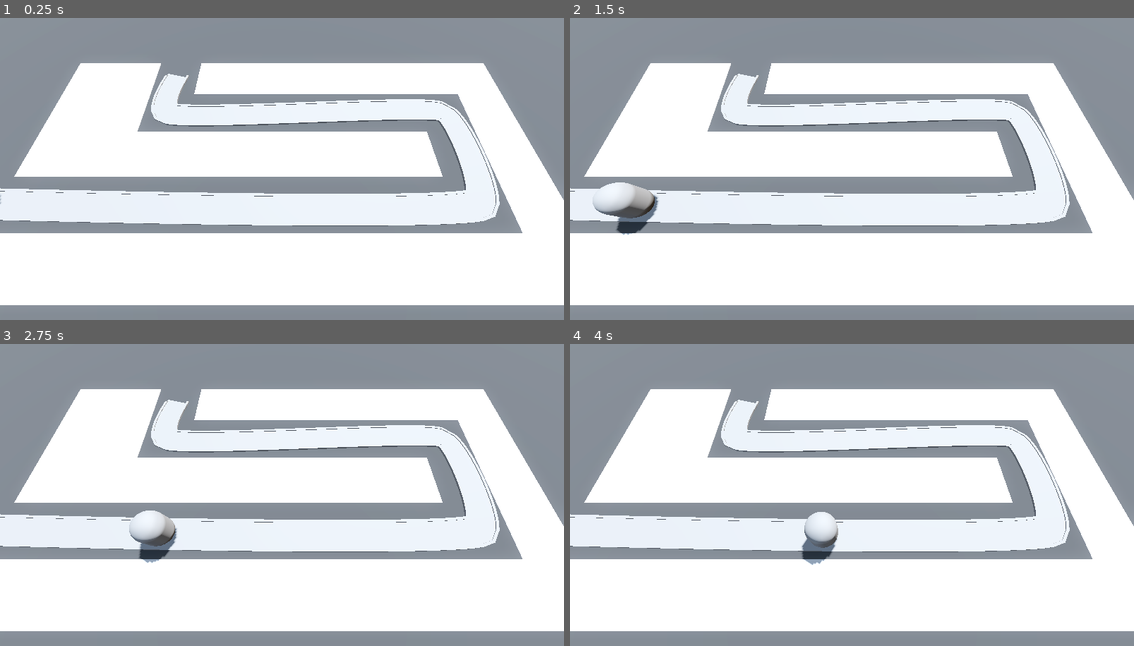
Above: before the commit, frames 1-4 (two rows, left to right).
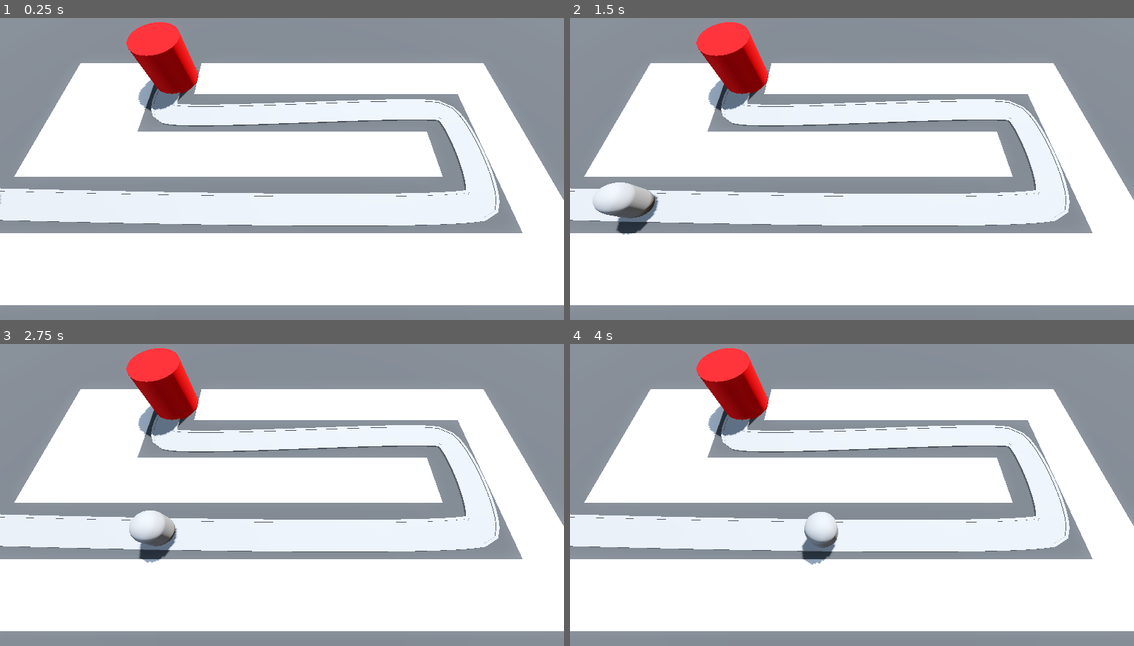
Above: after the commit, the same moments.

Repository: yubinex/barbarian-blaster
Game: Godot game, scene res://base_level.tscn
Same seed, same stepped clock (60 frames per second), same inputs: the game is played once before the commit and once after it.
Inputs:
- Up to frame 1 (0.25 s): no input
- Up to frame 2 (1.5 s): no input
- Up to frame 3 (2.75 s): no input
- Up to frame 4 (4 s): no input

The runs differ from the first frame. In frame 1, 2.5% of the frame differs, in the area x 5-89%, y 1-69%; in frame 2, 2.5%; in frame 3, 2.5%; in frame 4, 2.5%.

Commit message:
feat: Add base and enemy interaction
- Creates a new base scene and adds it to the main level.
- Enemies now move along their path and trigger a take_damage function on the base upon reaching the end.
- The take_damage function currently prints a confirmation message to the console, serving as a placeholder for future health/damage logic.
- Establishes the initial gameplay loop of enemies attacking the base.
- Adds GEMINI.md for git flow instructions.

Diff:
--- /dev/null
+++ b/base/base.gd
@@ -0,0 +1,5 @@
+extends Node3D
+
+
+func take_damage() -> void:
+	print("damage dealt to base")
--- /dev/null
+++ b/base/base.tscn
@@ -0,0 +1,16 @@
+[gd_scene load_steps=3 format=3 uid="uid://dktmdfrwmunm0"]
+
+[ext_resource type="Script" uid="uid://dsnor1ysgxrh0" path="res://base/base.gd" id="1_mftly"]
+
+[sub_resource type="StandardMaterial3D" id="StandardMaterial3D_5vx1e"]
+albedo_color = Color(0.886275, 0, 0.0196078, 1)
+
+[node name="Base" type="Node3D" groups=["base"]]
+script = ExtResource("1_mftly")
+
+[node name="CSGCylinder3D" type="CSGCylinder3D" parent="."]
+transform = Transform3D(1, 0, 0, 0, 1, 0, 0, 0, 1, 0, 2, 0)
+radius = 2.0
+height = 4.0
+sides = 32
+material = SubResource("StandardMaterial3D_5vx1e")
--- a/base_level.tscn
+++ b/base_level.tscn
@@ -1,7 +1,8 @@
-[gd_scene load_steps=8 format=3 uid="uid://d2e48pkiue05b"]
+[gd_scene load_steps=9 format=3 uid="uid://d2e48pkiue05b"]
 
 [ext_resource type="MeshLibrary" uid="uid://bjxqm8dl62vpq" path="res://mesh_libraries/space_library.tres" id="1_bo3yr"]
 [ext_resource type="PackedScene" uid="uid://cjjp0ktvuwklo" path="res://enemy/enemy.tscn" id="2_5vx1e"]
+[ext_resource type="PackedScene" uid="uid://dktmdfrwmunm0" path="res://base/base.tscn" id="3_eesb3"]
 
 [sub_resource type="ProceduralSkyMaterial" id="ProceduralSkyMaterial_4sal3"]
 sky_horizon_color = Color(0.662243, 0.671743, 0.686743, 1)
@@ -21,7 +22,7 @@
 
 [sub_resource type="Curve3D" id="Curve3D_bo3yr"]
 _data = {
-"points": PackedVector3Array(0, 0, 0, 0, 0, 0, -21.8928, 0, 6.00543, -1, 0, 1, 1, 0, -1, 13.9872, 0, 6.00206, 1, 0, 0.9, -1, 0, -0.9, 13.9872, 0, -1.99208, 1, 0, 1, -1, 0, -1, -9.99407, 0, -1.92001, 0, 0, 0, 0, 0, 0, -9.97631, 0.00346947, -6.27813),
+"points": PackedVector3Array(0, 0, 0, 0, 0, 0, -21.8928, 0, 6.00543, -1, 0, 1, 1, 0, -1, 13.9872, 0, 6.00206, 1, 0, 0.9, -1, 0, -0.9, 13.9872, 0, -1.99208, 1, 0, 1, -1, 0, -1, -9.99407, 0, -1.92001, 0, 0, 0, 0, 0, 0, -10, 0, -6),
 "tilts": PackedFloat32Array(0, 0, 0, 0, 0)
 }
 point_count = 5
@@ -98,3 +99,6 @@
 
 [node name="Enemy" parent="Path3D" instance=ExtResource("2_5vx1e")]
 transform = Transform3D(9.38923e-05, 0, -0.99999, 0, 1, 0, 0.99999, 0, 9.38922e-05, -21.8928, 0, 6.00543)
+
+[node name="Base" parent="." instance=ExtResource("3_eesb3")]
+transform = Transform3D(1, 0, 0, 0, 1, 0, 0, 0, 1, -10, 0, -6)
--- a/enemy/enemy.gd
+++ b/enemy/enemy.gd
@@ -3,7 +3,11 @@
 
 @export var speed: float = 5
 
+@onready var base: Node3D = get_tree().get_first_node_in_group("base")
+
 
 # Called every frame. 'delta' is the elapsed time since the previous frame.
 func _process(delta: float) -> void:
 	progress +=  delta * speed
+	if progress_ratio == 1.0:
+		base.take_damage()
--- a/project.godot
+++ b/project.godot
@@ -14,3 +14,7 @@
 run/main_scene="uid://d2e48pkiue05b"
 config/features=PackedStringArray("4.4", "Forward Plus")
 config/icon="res://icon.svg"
+
+[global_group]
+
+base=""
Not shown, added: base/base.gd.uid
Not shown, added: GEMINI.md
